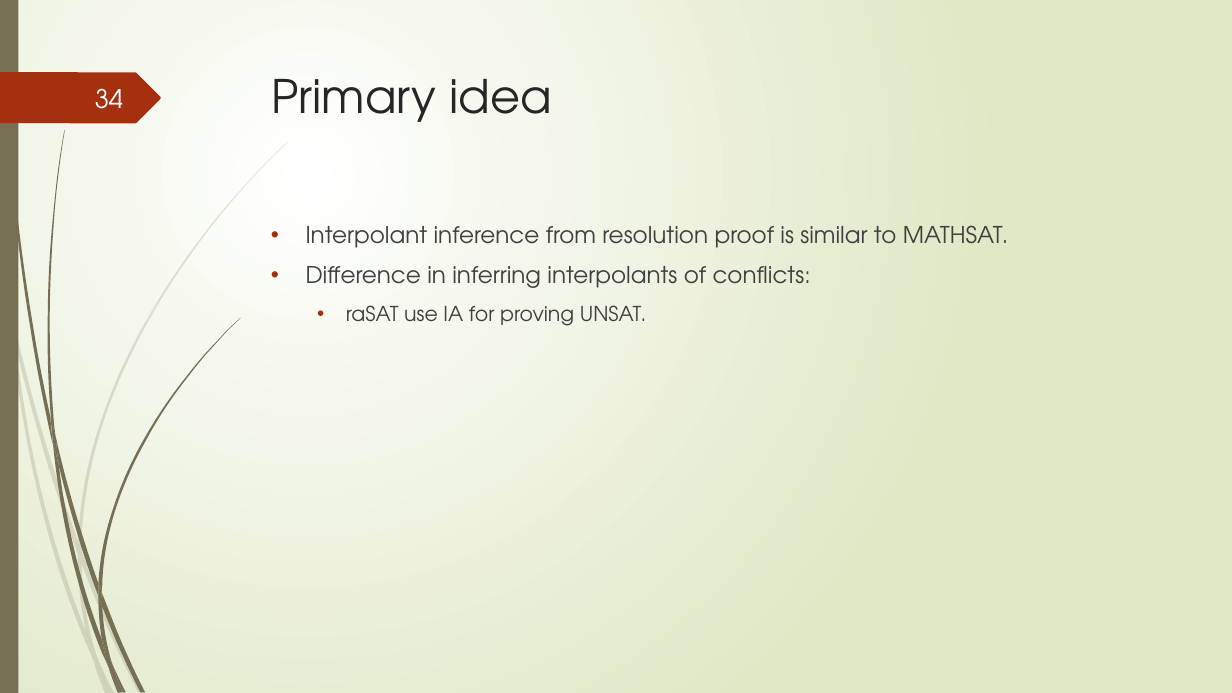
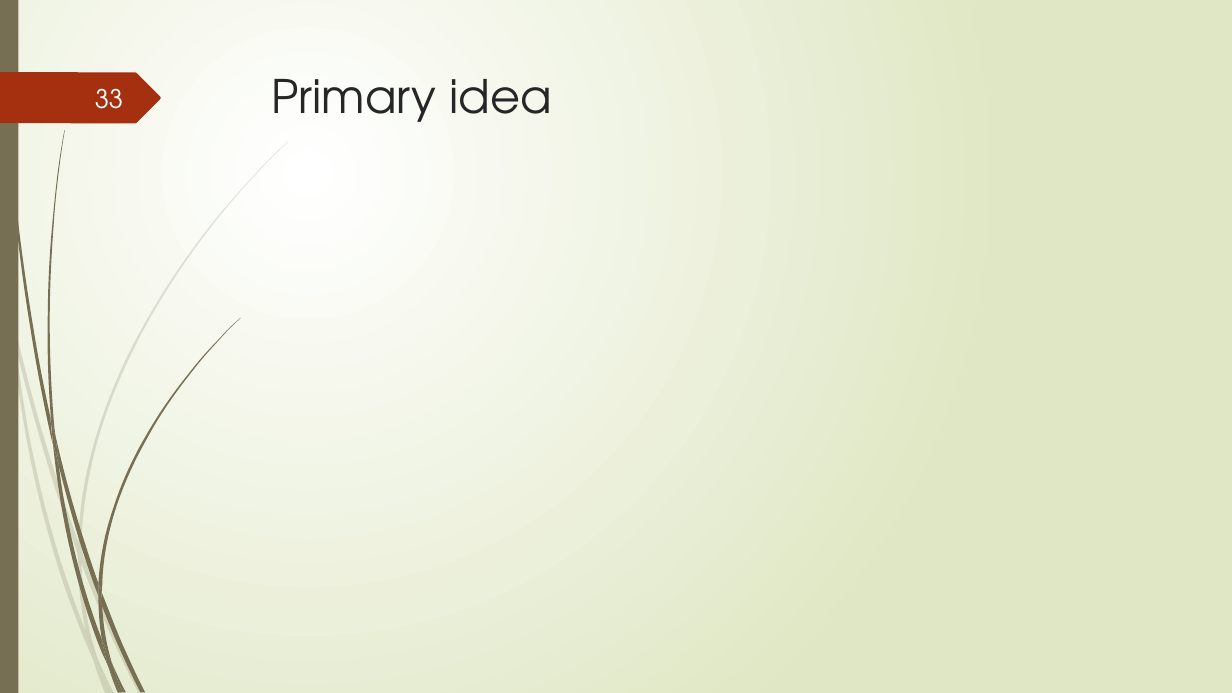
Before and after one commit to tungvx/raSAT, a slide deck: slide 33 of report/midterm.pptx (slide 34 before the commit). Drawn at 1232x693 pixels with LibreOffice and Linux fonts; fonts in the diff are those of the drawing; grey boxes stand for pictures. Boxes give left, top, right and bottom in pixels: in the first picture for what was removed or moved away, otherwise in the second. Text is boxed around its words. In the diff, an @@ line names an element or a change of style, - is before the commit and + after.

```diff
--- a/report/midterm.pptx
+++ b/report/midterm.pptx
@@ page number at (x1=95, y1=88, x2=123, y2=109): text changed @@
-34
+33
@@ text removed at (x1=306, y1=225, x2=1008, y2=326) @@
-• Interpolant inference from resolution proof is similar to MATHSAT.
-• Difference in inferring interpolants of conflicts:
-  • raSAT use IA for proving UNSAT.
```
Also in this commit, not shown: 17 other slides changed, 3 slides added, 3 slides removed, 3 other files.
